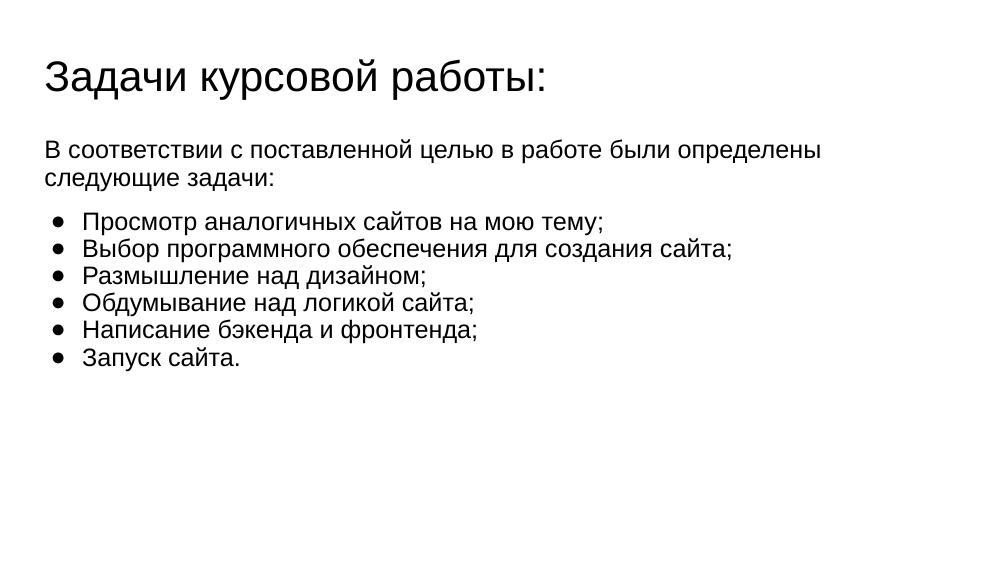
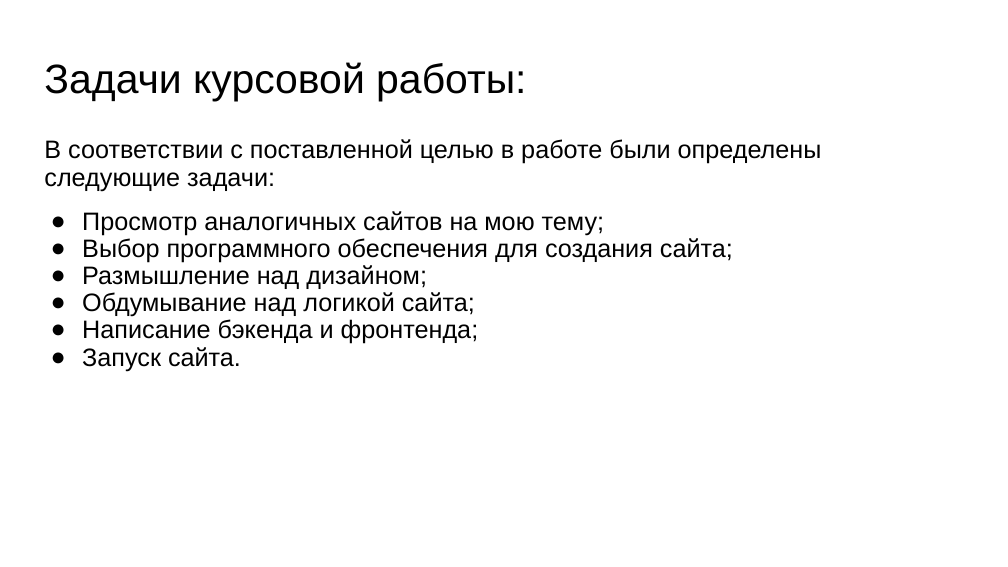
Before and after one commit to BigVadya/App, a slide deck: slide 3 of Курсовая/Презентация.pptx. Drawn at 1008x567 pixels with LibreOffice and Linux fonts; fonts in the diff are those of the drawing. Boxes give left, top, right and bottom in pixels: in the first picture for what was removed or moved away, otherwise in the second. Text is boxed around its words. In the diff, an @@ line names an element or a change of style, - is before the commit and + after.

```diff
--- a/Курсовая/Презентация.pptx
+++ b/Курсовая/Презентация.pptx
@@ text "Задачи курсовой работы:" at box(44, 62, 526, 102): size 40.7 to 39 pt; line spacing 0.8 to 0.9 @@
```
Also in this commit, not shown: 6 other slides changed, 2 other files.
